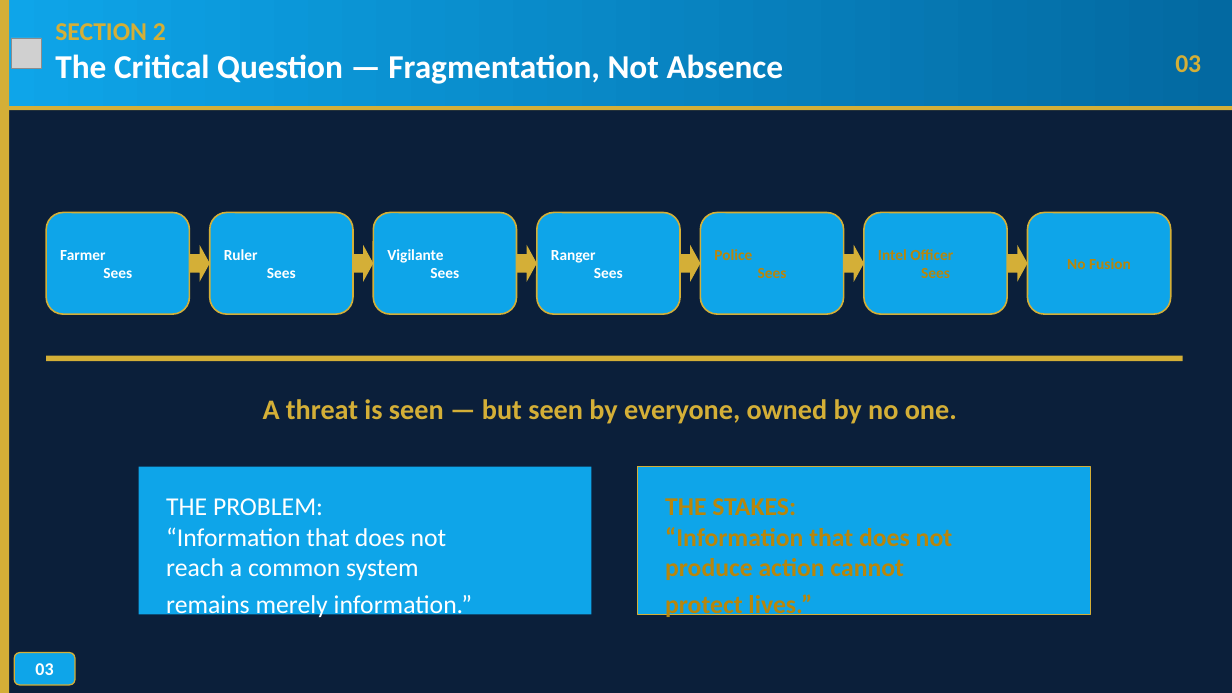
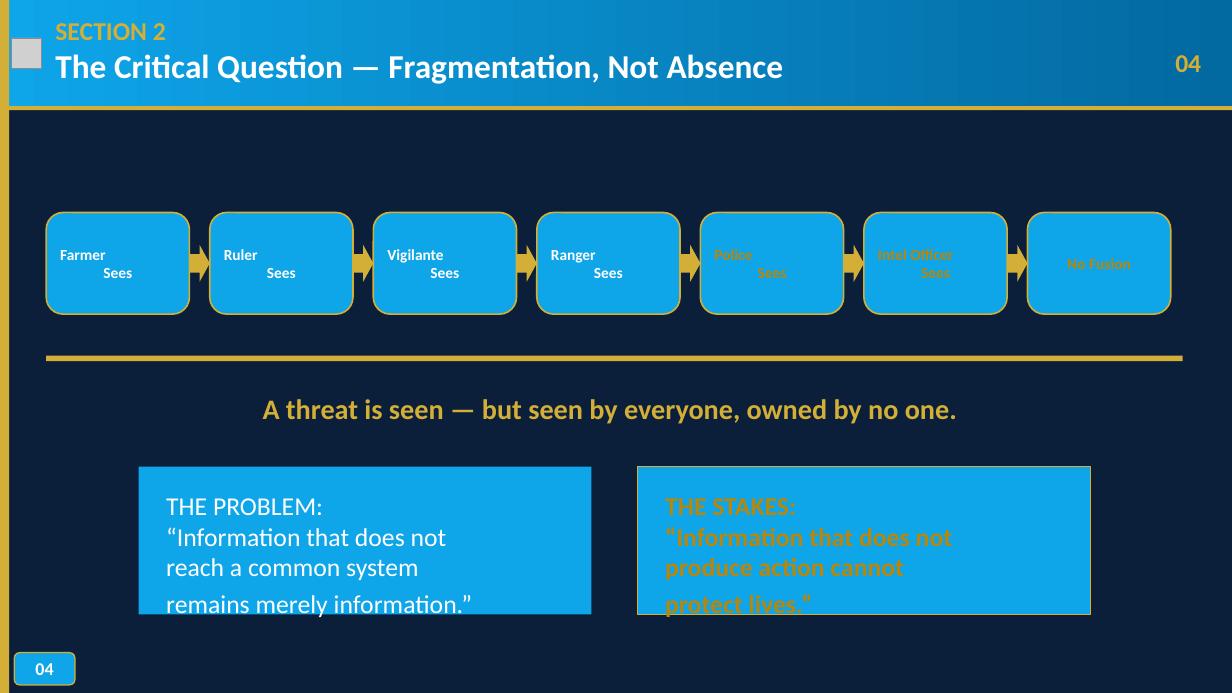
Before and after one commit to TOMDEGGS/BETONIQ-WEST-, a slide deck: slide 4 of avm_morgan_docs/AVM_MORGAN_SECURITY_KEYNOTE_ADDRESS_V4_MOD_AUG31.pptx (slide 3 before the commit). Drawn at 1232x693 pixels with LibreOffice and Linux fonts; fonts in the diff are those of the drawing; grey boxes stand for pictures; background and template pictures are left out. Boxes give left, top, right and bottom in pixels: in the first picture for what was removed or moved away, otherwise in the second. Text is boxed around its words. In the diff, an @@ line names an element or a change of style, - is before the commit and + after.

```diff
--- a/avm_morgan_docs/AVM_MORGAN_SECURITY_KEYNOTE_ADDRESS_V4_MOD_AUG31.pptx
+++ b/avm_morgan_docs/AVM_MORGAN_SECURITY_KEYNOTE_ADDRESS_V4_MOD_AUG31.pptx
@@ text at [1175,55,1201,72]: text changed @@
-03
+04
@@ text in rounded rectangle at [35,663,53,675]: text changed @@
-03
+04
```
Also in this commit, not shown: 22 other slides changed, 2 slides added, 2 other files.
